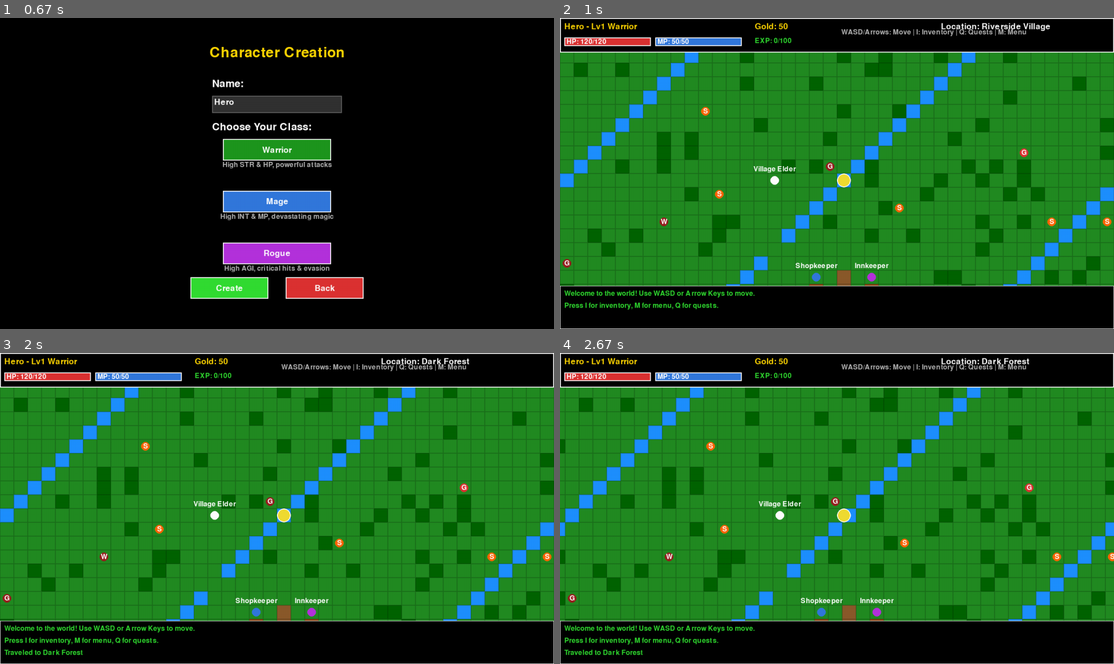
Above: before the commit, frames 1-4 (two rows, left to right).
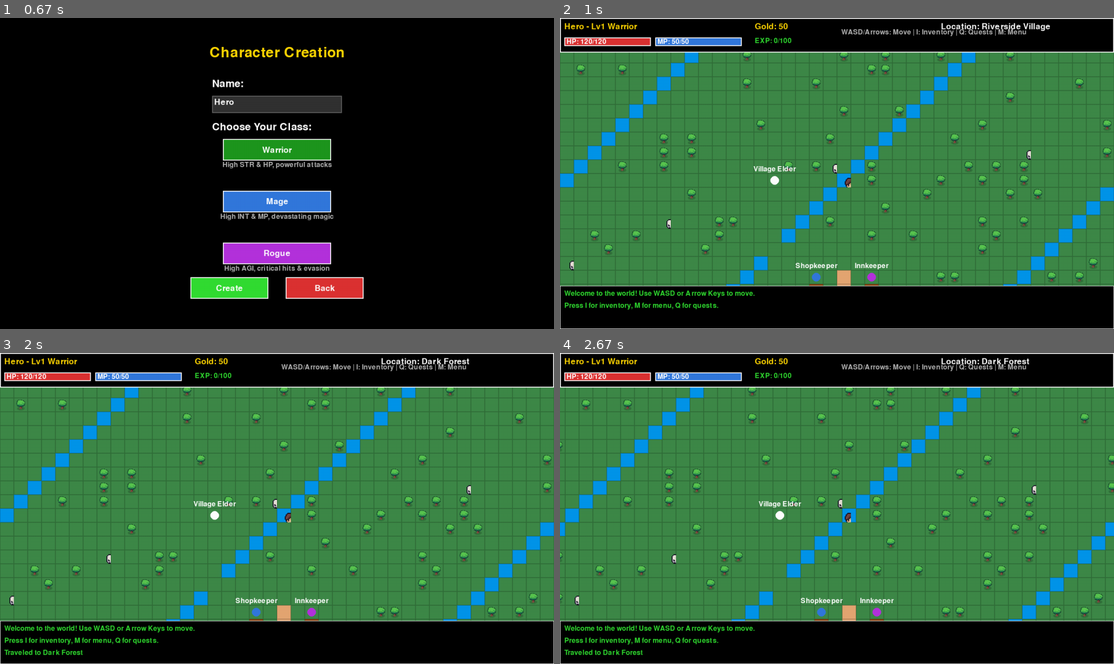
Above: after the commit, the same moments.

Repository: coder-5/RPG
Game: pygame game, started from pygame_gui.py
Same seed, same stepped clock (60 frames per second), same inputs: the game is played once before the commit and once after it.
Inputs (mouse positions are in pixels of both pictures, inside the frame that each line leads up to):
- Up to frame 1 (0.67 s): click "New Game" at 0.38 s
- Up to frame 2 (1 s): click "Create" at 0.72 s
- Up to frame 3 (2 s): hold M 1-1.47 s; hold Right 1-1.47 s; move the mouse to (454, 499) at 1.03 s; click "Travel" at 1.6 s; click "Dark Forest" at 1.93 s
- Up to frame 4 (2.67 s): type "an" at 2.22 s; type "n" at 2.42 s; tap Enter at 2.55 s

Frame 1 is identical in both runs. In frame 2, 74% of the frame differs, in the area x 0-100%, y 11-87%; in frame 3, 74%; in frame 4, 74%.

Commit message:
Organize sprites into Active/Unused folders and implement sprite rendering
- Organized sprites into Active and Unused folders based on current implementation feasibility
- Active sprites: Player, Grass, Water, Path, Oak Tree, Slime, Skeleton
- Unused sprites: Animations, Animals, Buildings, and other decorations requiring additional mechanics
- Implemented sprite loading system in pygame_gui.py
- Replaced colored shapes with actual sprite images for:
  * Player character (replaces yellow circle)
  * Tile textures (grass, water, paths)
  * Tree sprites (replaces green rectangles)
  * Enemy sprites (slime and skeleton)
- Added fallback to colored shapes if sprites fail to load
- Created README files in both folders explaining organization

🤖 Generated with [Claude Code](https://claude.com/claude-code)

Co-Authored-By: Claude <noreply@anthropic.com>

Diff:
--- a/pygame_gui.py
+++ b/pygame_gui.py
@@ -130,6 +130,9 @@
         self.normal_font = pygame.font.Font(None, 28)
         self.small_font = pygame.font.Font(None, 24)
 
+        # Load sprites
+        self.load_sprites()
+
         # Game state
         self.state = "main_menu"
         self.player = None
@@ -162,6 +165,48 @@
         self.dialog_text = ""
 
         self.running = True
+
+    def load_sprites(self):
+        """Load all sprite images"""
+        try:
+            # Load and scale tile sprites to TILE_SIZE
+            self.sprite_grass = pygame.transform.scale(
+                pygame.image.load("sprites/Active/Grass_Middle.png"),
+                (self.TILE_SIZE, self.TILE_SIZE))
+            self.sprite_water = pygame.transform.scale(
+                pygame.image.load("sprites/Active/Water_Middle.png"),
+                (self.TILE_SIZE, self.TILE_SIZE))
+            self.sprite_path = pygame.transform.scale(
+                pygame.image.load("sprites/Active/Path_Middle.png"),
+                (self.TILE_SIZE, self.TILE_SIZE))
+            self.sprite_tree = pygame.transform.scale(
+                pygame.image.load("sprites/Active/Oak_Tree.png"),
+                (self.TILE_SIZE, self.TILE_SIZE))
+
+            # Load player sprite sheet and extract first frame
+            player_sheet = pygame.image.load("sprites/Active/Player.png")
+            self.sprite_player = pygame.Surface((16, 16), pygame.SRCALPHA)
+            self.sprite_player.blit(player_sheet, (0, 0), (0, 0, 16, 16))
+            self.sprite_player = pygame.transform.scale(self.sprite_player,
+                (self.TILE_SIZE, self.TILE_SIZE))
+
+            # Load enemy sprites
+            slime_sheet = pygame.image.load("sprites/Active/Slime_Green.png")
+            self.sprite_slime = pygame.Surface((16, 16), pygame.SRCALPHA)
+            self.sprite_slime.blit(slime_sheet, (0, 0), (0, 0, 16, 16))
+            self.sprite_slime = pygame.transform.scale(self.sprite_slime,
+                (self.TILE_SIZE, self.TILE_SIZE))
+
+            skeleton_sheet = pygame.image.load("sprites/Active/Skeleton.png")
+            self.sprite_skeleton = pygame.Surface((16, 16), pygame.SRCALPHA)
+            self.sprite_skeleton.blit(skeleton_sheet, (0, 0), (0, 0, 16, 16))
+            self.sprite_skeleton = pygame.transform.scale(self.sprite_skeleton,
+                (self.TILE_SIZE, self.TILE_SIZE))
+
+            self.sprites_loaded = True
+        except Exception as e:
+            print(f"Warning: Could not load sprites: {e}")
+            self.sprites_loaded = False
 
     def run(self):
         """Main game loop"""
@@ -714,15 +759,29 @@
 
                 # Draw tile based on type
                 if tile == self.TILE_GRASS:
-                    pygame.draw.rect(self.screen, (34, 139, 34), (x, y, self.TILE_SIZE, self.TILE_SIZE))
+                    if self.sprites_loaded:
+                        self.screen.blit(self.sprite_grass, (x, y))
+                    else:
+                        pygame.draw.rect(self.screen, (34, 139, 34), (x, y, self.TILE_SIZE, self.TILE_SIZE))
                 elif tile == self.TILE_WATER:
-                    pygame.draw.rect(self.screen, (30, 144, 255), (x, y, self.TILE_SIZE, self.TILE_SIZE))
+                    if self.sprites_loaded:
+                        self.screen.blit(self.sprite_water, (x, y))
+                    else:
+                        pygame.draw.rect(self.screen, (30, 144, 255), (x, y, self.TILE_SIZE, self.TILE_SIZE))
                 elif tile == self.TILE_TREE:
-                    pygame.draw.rect(self.screen, (0, 100, 0), (x, y, self.TILE_SIZE, self.TILE_SIZE))
+                    if self.sprites_loaded:
+                        # Draw grass underneath tree
+                        self.screen.blit(self.sprite_grass, (x, y))
+                        self.screen.blit(self.sprite_tree, (x, y))
+                    else:
+                        pygame.draw.rect(self.screen, (0, 100, 0), (x, y, self.TILE_SIZE, self.TILE_SIZE))
                 elif tile == self.TILE_MOUNTAIN:
                     pygame.draw.rect(self.screen, GRAY, (x, y, self.TILE_SIZE, self.TILE_SIZE))
                 elif tile == self.TILE_ROAD:
-                    pygame.draw.rect(self.screen, (139, 90, 43), (x, y, self.TILE_SIZE, self.TILE_SIZE))
+                    if self.sprites_loaded:
+                        self.screen.blit(self.sprite_path, (x, y))
+                    else:
+                        pygame.draw.rect(self.screen, (139, 90, 43), (x, y, self.TILE_SIZE, self.TILE_SIZE))
                 elif tile == self.TILE_BUILDING:
                     pygame.draw.rect(self.screen, (139, 69, 19), (x, y, self.TILE_SIZE, self.TILE_SIZE))
 
@@ -751,26 +810,34 @@
             enemy_y = enemy["y"] - self.camera_y
             # Only draw if on screen
             if -self.TILE_SIZE < enemy_x < SCREEN_WIDTH and -self.TILE_SIZE < enemy_y < SCREEN_HEIGHT:
-                pygame.draw.circle(self.screen, enemy["color"],
-                                 (int(enemy_x + self.TILE_SIZE // 2), int(enemy_y + self.TILE_SIZE // 2)),
-                                 self.TILE_SIZE // 3)
-                # Draw type
-                type_surf = self.small_font.render(enemy["type"][0], True, WHITE)
-                type_rect = type_surf.get_rect(center=(enemy_x + self.TILE_SIZE // 2, enemy_y + self.TILE_SIZE // 2))
-                self.screen.blit(type_surf, type_rect)
+                if self.sprites_loaded and enemy["type"] == "Slime":
+                    self.screen.blit(self.sprite_slime, (enemy_x, enemy_y))
+                elif self.sprites_loaded and enemy["type"] in ["Goblin", "Wolf"]:
+                    self.screen.blit(self.sprite_skeleton, (enemy_x, enemy_y))
+                else:
+                    pygame.draw.circle(self.screen, enemy["color"],
+                                     (int(enemy_x + self.TILE_SIZE // 2), int(enemy_y + self.TILE_SIZE // 2)),
+                                     self.TILE_SIZE // 3)
+                    # Draw type
+                    type_surf = self.small_font.render(enemy["type"][0], True, WHITE)
+                    type_rect = type_surf.get_rect(center=(enemy_x + self.TILE_SIZE // 2, enemy_y + self.TILE_SIZE // 2))
+                    self.screen.blit(type_surf, type_rect)
 
         # Draw player
         player_screen_x = self.player_x - self.camera_x
         player_screen_y = self.player_y - self.camera_y
-        pygame.draw.circle(self.screen, YELLOW,
-                         (int(player_screen_x + self.TILE_SIZE // 2),
-                          int(player_screen_y + self.TILE_SIZE // 2)),
-                         self.TILE_SIZE // 2)
-        # Draw player indicator
-        pygame.draw.circle(self.screen, WHITE,
-                         (int(player_screen_x + self.TILE_SIZE // 2),
-                          int(player_screen_y + self.TILE_SIZE // 2)),
-                         self.TILE_SIZE // 2, 2)
+        if self.sprites_loaded:
+            self.screen.blit(self.sprite_player, (player_screen_x, player_screen_y))
+        else:
+            pygame.draw.circle(self.screen, YELLOW,
+                             (int(player_screen_x + self.TILE_SIZE // 2),
+                              int(player_screen_y + self.TILE_SIZE // 2)),
+                             self.TILE_SIZE // 2)
+            # Draw player indicator
+            pygame.draw.circle(self.screen, WHITE,
+                             (int(player_screen_x + self.TILE_SIZE // 2),
+                              int(player_screen_y + self.TILE_SIZE // 2)),
+                             self.TILE_SIZE // 2, 2)
 
         # Draw HUD
         self.draw_map_hud()
Binary file added: sprites/Active/Grass_Middle.png
Binary file added: sprites/Active/Oak_Tree.png
Binary file added: sprites/Active/Path_Middle.png
Binary file added: sprites/Active/Player.png
Not shown, added: sprites/Active/README.md
Binary file added: sprites/Active/Skeleton.png
Binary file added: sprites/Active/Slime_Green.png
Binary file added: sprites/Active/Water_Middle.png
Binary file added: sprites/Unused/Animals/Chicken/Chicken.png
Binary file added: sprites/Unused/Animals/Cow/Cow.png
Binary file added: sprites/Unused/Animals/Pig/Pig.png
Binary file added: sprites/Unused/Animals/Sheep/Sheep.png
(and 14 more such lines)
